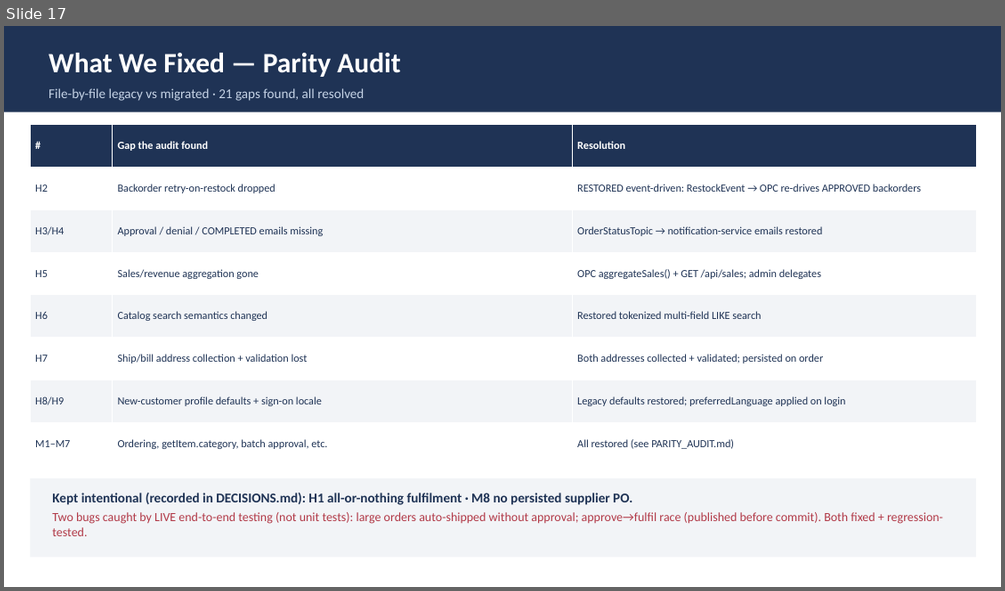
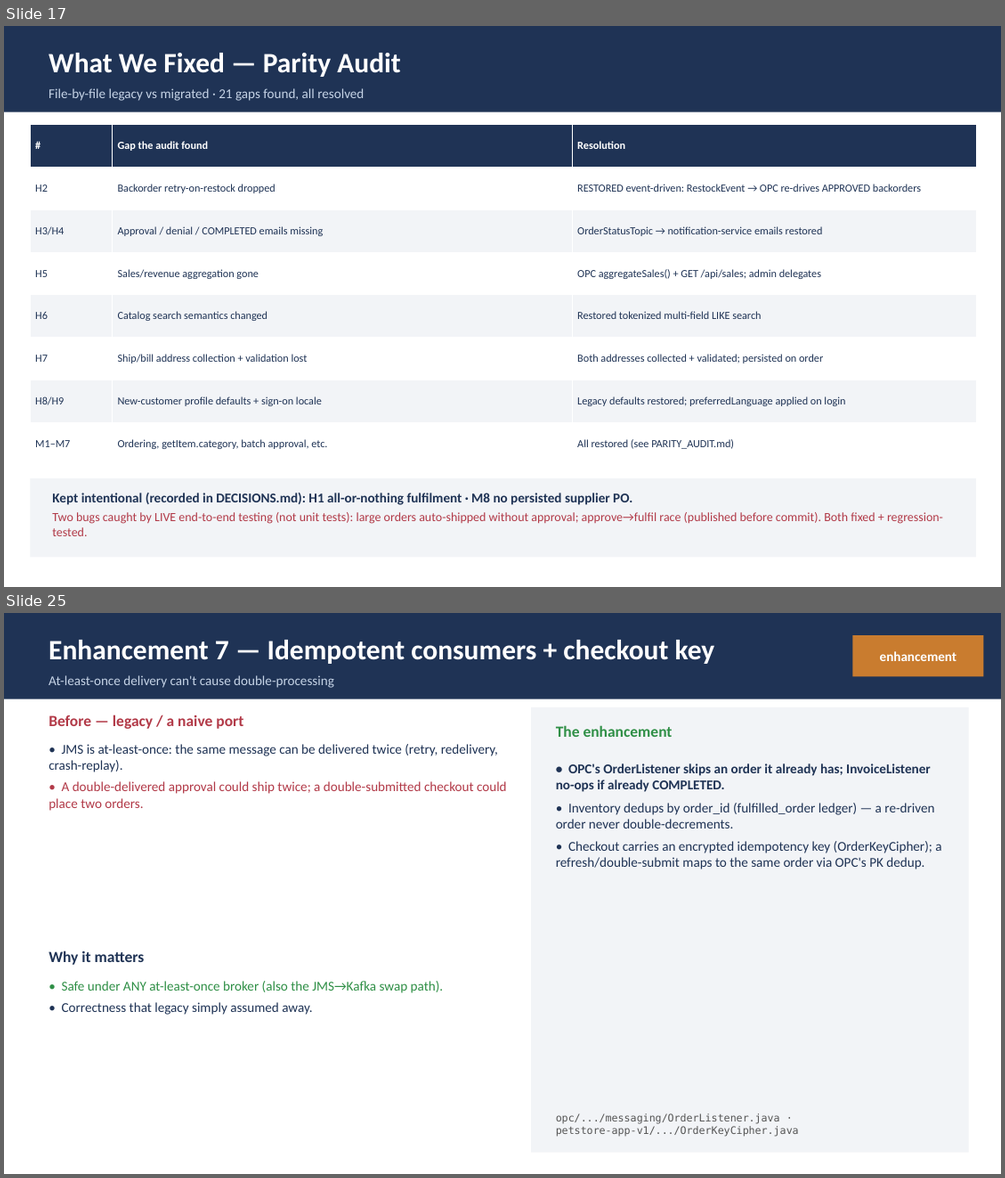
Before and after one commit to Vishak-94/pet-store, a slide deck: docs/PetStore_Demo_45min.pptx. Shown one above the other, each under a label of ours: slide 17 before the commit, slides 17 and 25 after it; the slides between them are not shown. The pictures are 1005x591 and 1005x1178 pixels, drawn with LibreOffice and Linux fonts; fonts in the diff are those of the drawing. Boxes give left, top, right and bottom in pixels: in the first picture for what was removed or moved away, otherwise in the second. Text is boxed around its words. In the diff, an @@ line names an element or a change of style, - is before the commit and + after.

Commit message:
Add enhancements-beyond-parity section to demo deck
- New enh_slide() helper: before / why-it-matters / the-enhancement + code-location footer
- Overview slide (E1-E10 table) + one detailed slide per enhancement:
  BCrypt, central RS256 IdP, transactional outbox, pessimistic stock lock,
  optimistic @Version lock, DLQ + bounded redelivery, idempotent consumers,
  validation + uniform error contract, CSRF + secure cookies, observability + stock cache
- Distinct from the parity audit (which restores legacy behaviour) — these are net improvements
- Agenda updated (section 8), renumbered through 13
- Regenerated PPTX (46 slides), verified zero shape overflow

```diff
--- a/docs/PetStore_Demo_45min.pptx
+++ b/docs/PetStore_Demo_45min.pptx
@@ slide 25 added at (4,613,1001,1174), background #FFFFFF @@
@@ rectangle added at (4,613,1001,699), fill #1F3355 @@
@@ rectangle added at (853,635,984,676), fill #C97C2F @@
@@ text added at (48,640,715,664), 27 pt, text #FFFFFF, bold @@
+Enhancement 7 — Idempotent consumers + checkout key
@@ text added at (880,651,957,661), 13 pt, text #FFFFFF, bold @@
+enhancement
@@ text added at (48,675,334,688), 13 pt, text #C5D3E6 @@
+At-least-once delivery can't cause double-processing
@@ text added at (48,714,243,729), 15 pt, text #B23A48, bold @@
+Before — legacy / a naive port
@@ rectangle added at (531,707,969,1152), fill #F2F4F7 @@
@@ text added at (48,744,507,811), 13 pt, text #B23A48 @@
+• JMS is at-least-once: the same message can be delivered twice (retry, redelivery, crash-replay).
+• A double-delivered approval could ship twice; a double-submitted checkout could place two orders.
@@ text added at (556,725,672,737), 15 pt, text #2F8F46, bold @@
+The enhancement
@@ text added at (556,763,941,869), 13 pt, text #1F3355 @@
+• OPC's OrderListener skips an order it already has; InvoiceListener no-ops if already COMPLETED.
+• Inventory dedups by order_id (fulfilled_order ledger) — a re-driven order never double-decrements.
+• Checkout carries an encrypted idempotency key (OrderKeyCipher); a refresh/double-submit maps to the same order via OPC's PK dedup.
@@ text added at (48,950,145,965), 15 pt, text #1F3355, bold @@
+Why it matters
@@ text added at (62,981,443,1014), 13 pt, text #2F8F46 @@
+• Safe under ANY at-least-once broker (also the JMS→Kafka swap path).
+• Correctness that legacy simply assumed away.
@@ text added at (556,1113,799,1136), 10 pt, text #555555 @@
+opc/.../messaging/OrderListener.java · petstore-app-v1/.../OrderKeyCipher.java
```
Also in this commit, not shown: 1 slide changed, 10 other slides added, 1 other file.
